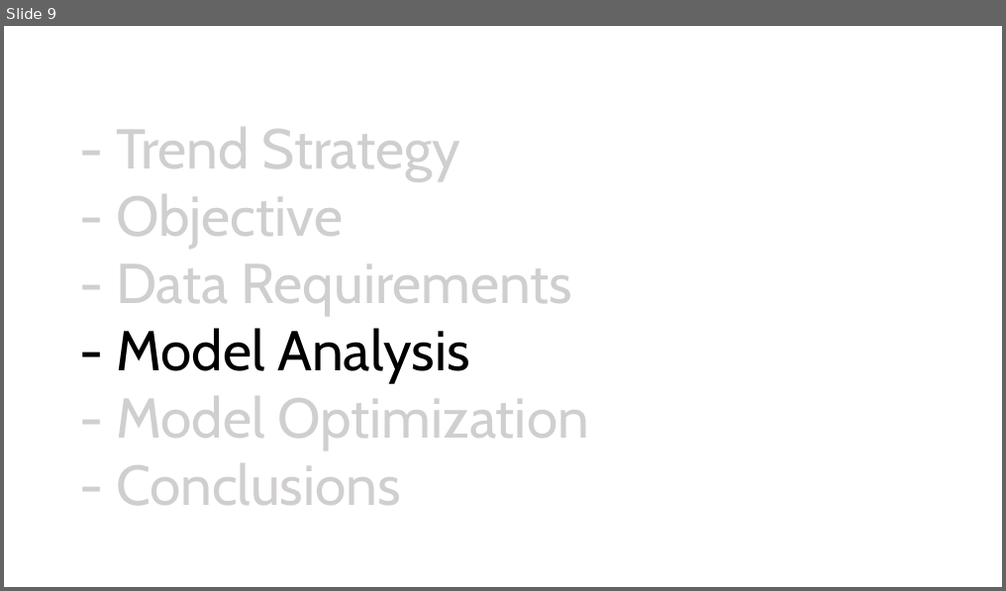
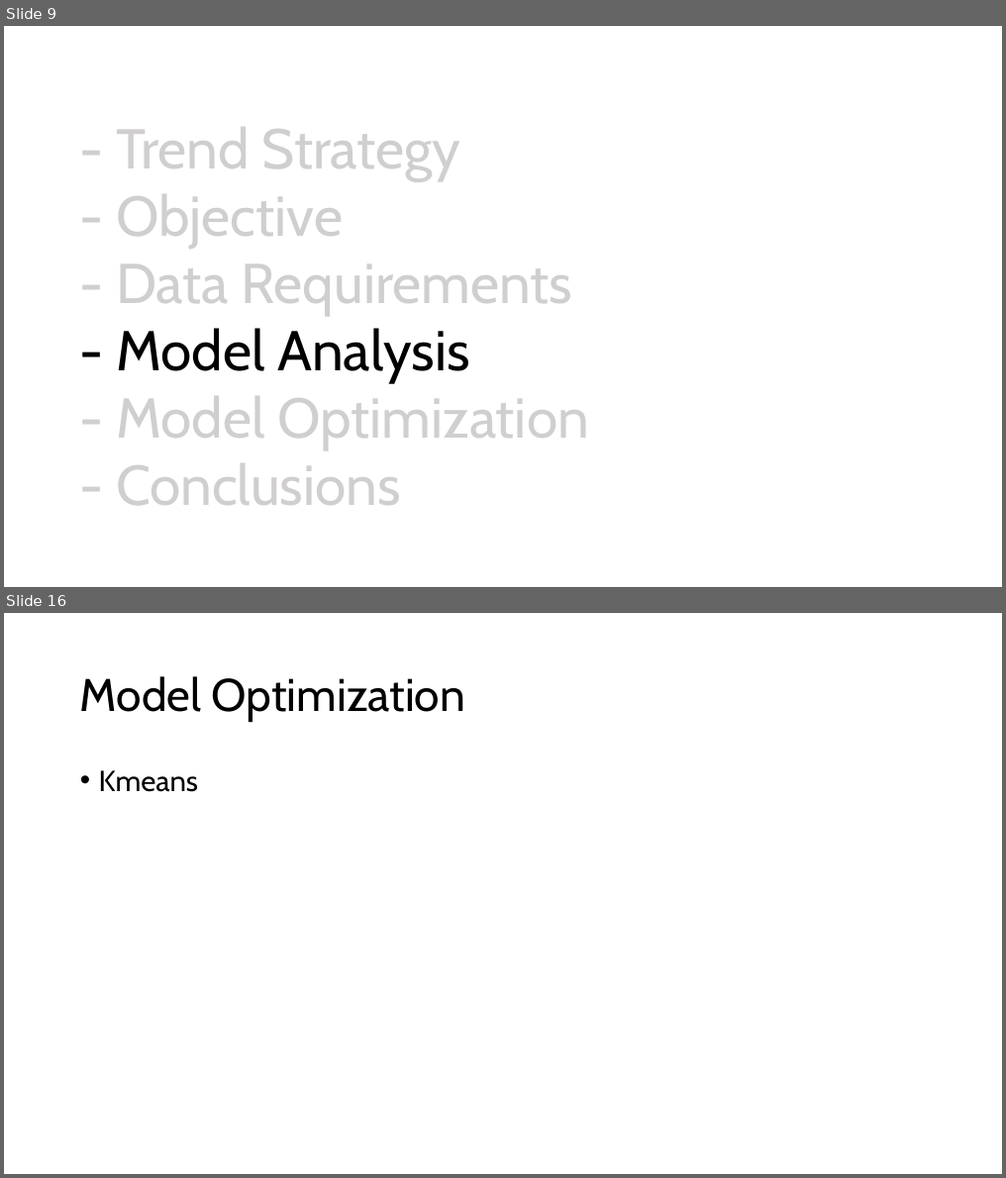
Before and after one commit to christian-ruiz/comp-642, a slide deck: final_project/Analysis of Common Trend Strategies Using ML - Christian Ruiz.pptx. Shown one above the other, each under a label of ours: slide 9 before the commit, slides 9 and 16 after it; the slides between them are not shown. The pictures are 1006x591 and 1006x1178 pixels, drawn with LibreOffice and Linux fonts; fonts in the diff are those of the drawing. Boxes give left, top, right and bottom in pixels: in the first picture for what was removed or moved away, otherwise in the second. Text is boxed around its words. In the diff, an @@ line names an element or a change of style, - is before the commit and + after.

```diff
--- a/final_project/Analysis of Common Trend Strategies Using ML - Christian Ruiz.pptx
+++ b/final_project/Analysis of Common Trend Strategies Using ML - Christian Ruiz.pptx
@@ slide 16 added at (4,613,1002,1174), background #FFFFFF @@
@@ title added at (80,676,465,722), 44 pt, text #000000 @@
+Model Optimization
@@ text added at (99,770,198,792), 28 pt, text #000000 @@
+• Kmeans
```
Also in this commit, not shown: 2 slides changed, 5 other slides added, 2 other files.
